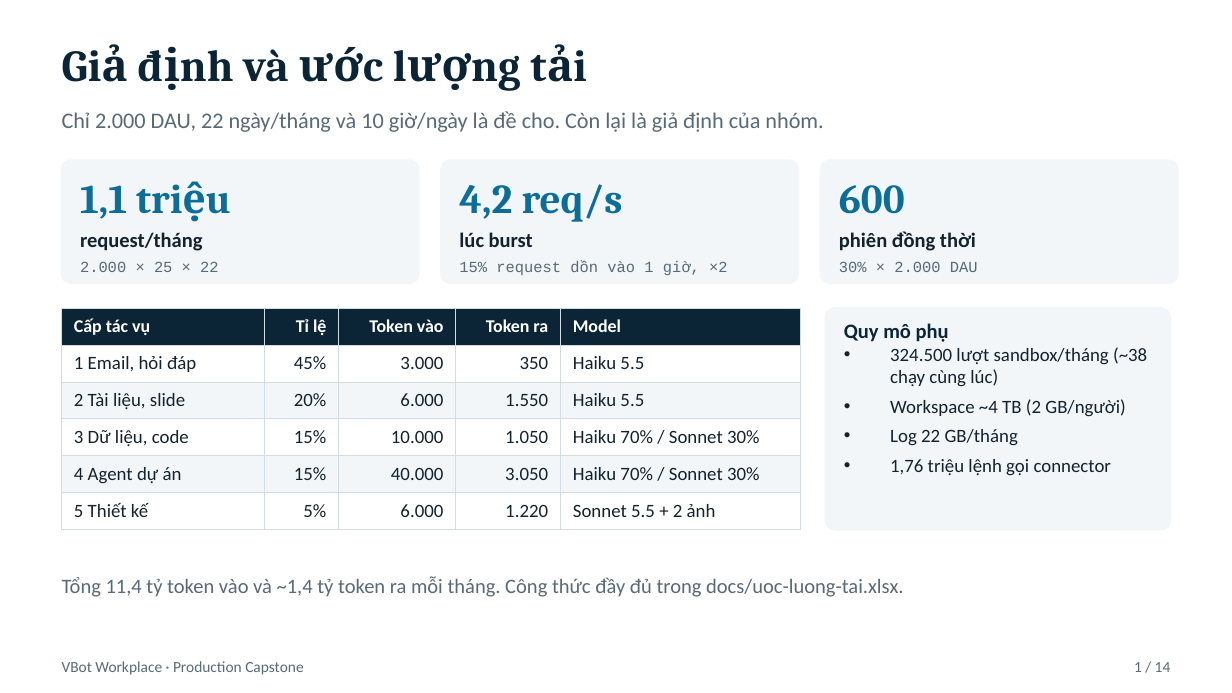
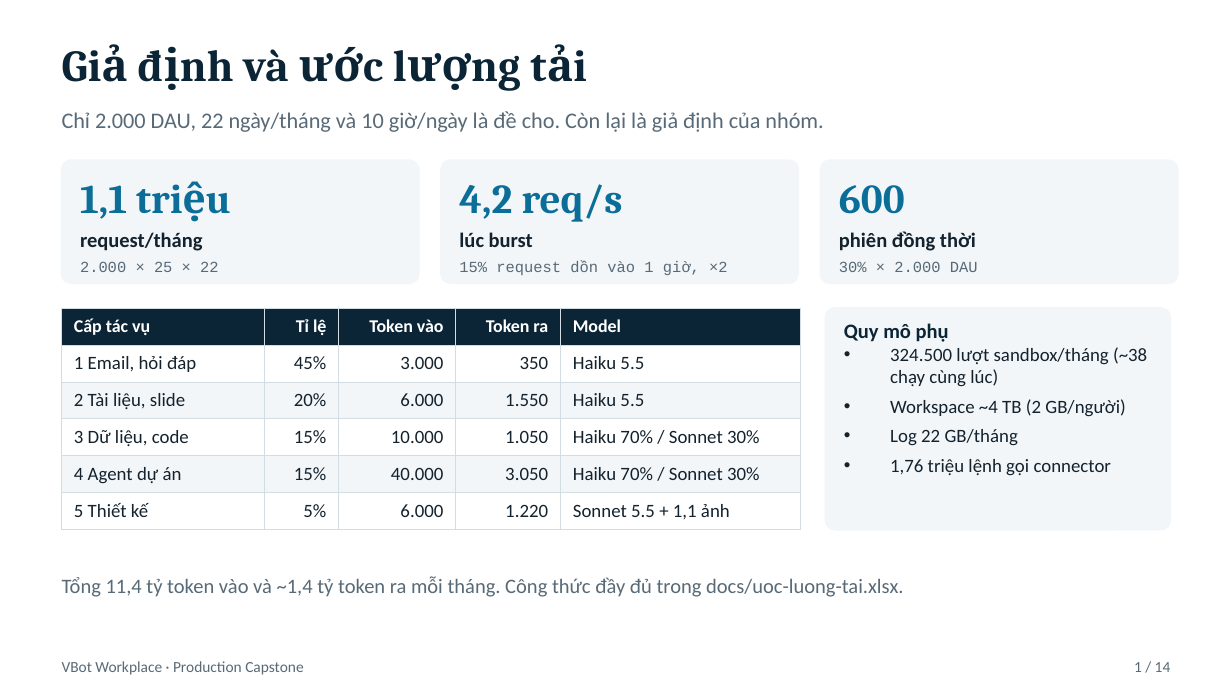
Before and after one commit to TuTune04/K4-Track2-Day28-TTL, a slide deck: slide 2 of submit/VBot_slide.pptx. Drawn at 1232x693 pixels with LibreOffice and Linux fonts; fonts in the diff are those of the drawing. Boxes give left, top, right and bottom in pixels: in the first picture for what was removed or moved away, otherwise in the second. Text is boxed around its words. In the diff, an @@ line names an element or a change of style, - is before the commit and + after.

```diff
--- a/submit/VBot_slide.pptx
+++ b/submit/VBot_slide.pptx
@@ table at (62, 308, 801, 523) @@
-row 6, column 5: Sonnet 5.5 + 2 ảnh
+row 6, column 5: Sonnet 5.5 + 1,1 ảnh
```
Also in this commit, not shown: 10 other slides changed, 10 other files.
